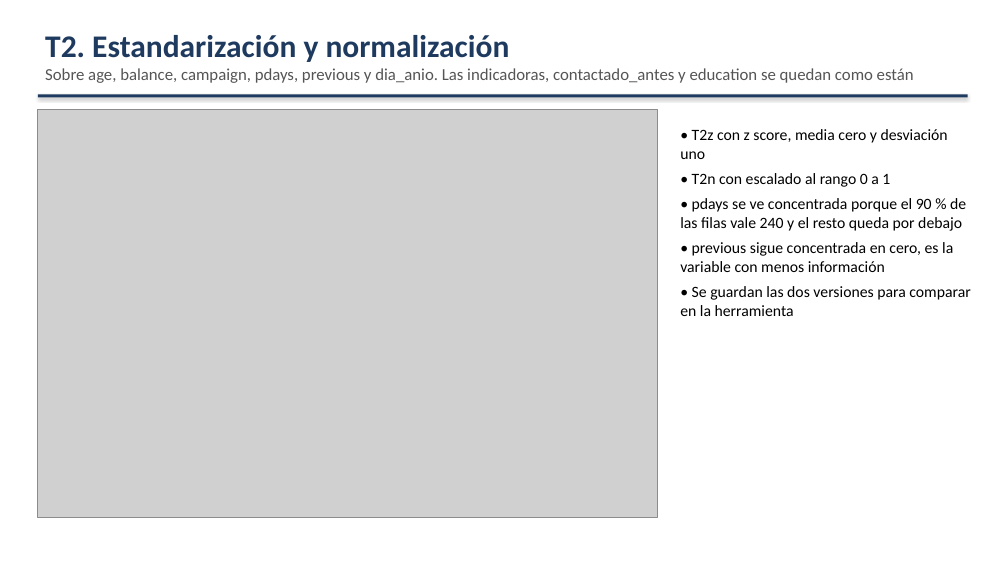
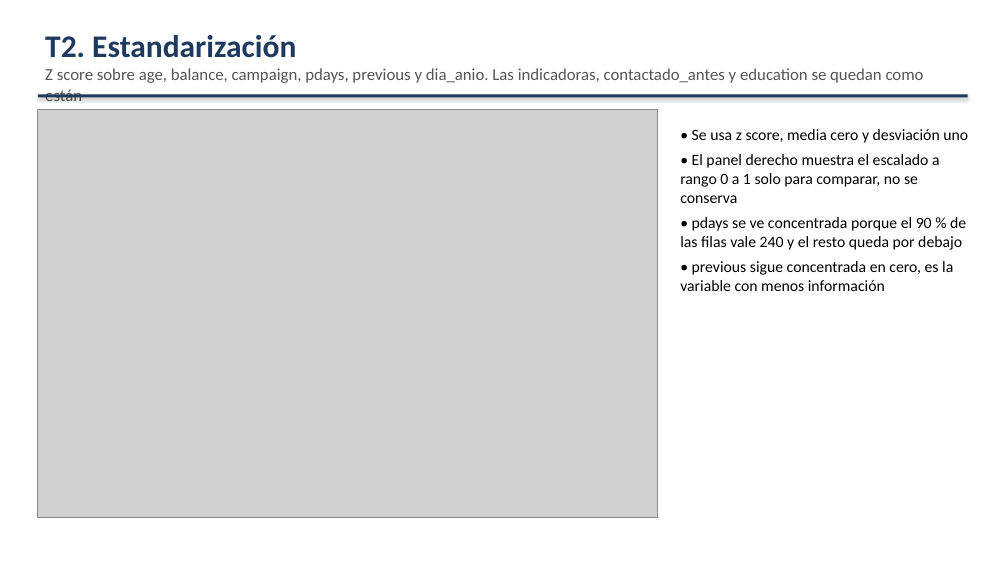
Before and after one commit to Checho019/maestria-inteligencia-computacional, a slide deck: slide 11 of Exposicion Bank/exposicion_bank.pptx. Drawn at 1008x567 pixels with LibreOffice and Linux fonts; fonts in the diff are those of the drawing; grey boxes stand for pictures. Boxes give left, top, right and bottom in pixels: in the first picture for what was removed or moved away, otherwise in the second. Text is boxed around its words. In the diff, an @@ line names an element or a change of style, - is before the commit and + after.

Commit message:
Exposicion Bank: una sola tabla por paso, T2 solo con z score

```diff
--- a/Exposicion Bank/exposicion_bank.pptx
+++ b/Exposicion Bank/exposicion_bank.pptx
@@ text at <box>45,35,924,101</box>: text changed @@
-T2. Estandarización y normalización
-Sobre age, balance, campaign, pdays, previous y dia_anio. Las indicadoras, contactado_antes y education se quedan como están
+T2. Estandarización
+Z score sobre age, balance, campaign, pdays, previous y dia_anio. Las indicadoras, contactado_antes y education se quedan como están
@@ text at <box>680,129,968,203</box>: text changed @@
-• T2z con z score, media cero y desviación uno
-• T2n con escalado al rango 0 a 1
+• Se usa z score, media cero y desviación uno
+• El panel derecho muestra el escalado a rango 0 a 1 solo para comparar, no se conserva
@@ text at <box>680,286,970,316</box>: paragraph removed @@
-• Se guardan las dos versiones para comparar en la herramienta
```
Also in this commit, not shown: 6 other slides changed, 12 other files.
